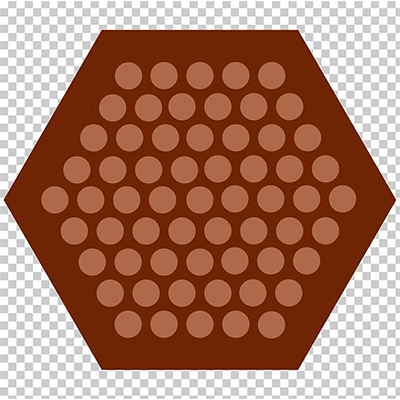
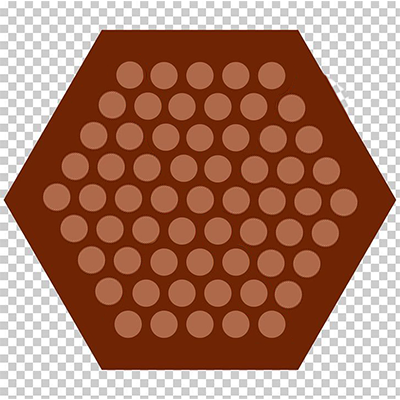
Revision of a layered 400 × 400 image; what changed, layer by layer:
hid "Layer 6" over [217, 183, 361, 217]
hid "Layer 5" over [38, 184, 185, 218]
hid "Layer 9" over [235, 277, 315, 311]
hid "Layer 8", opacity 100% → 20% over [217, 242, 339, 284]
hid "Layer 4" over [59, 154, 204, 188]
hid "Layer 7" over [200, 215, 348, 249]
hid "Layer 10" over [71, 122, 185, 156]
hid "Layer 12" over [103, 60, 148, 94]
hid "Layer 11" over [83, 92, 168, 126]
hid "Layer 13" over [246, 309, 291, 343]
hid "Layer 2" over [30, 54, 361, 344]
added layer "Layer 15" above "board" over [111, 60, 203, 189]
added layer "board" (1st of 2) above "Layer 14" over [16, 54, 361, 344]
added layer "Layer 14" above "board" over [199, 215, 296, 344]
painted on "board" (2nd of 2) over [99, 54, 292, 344]
